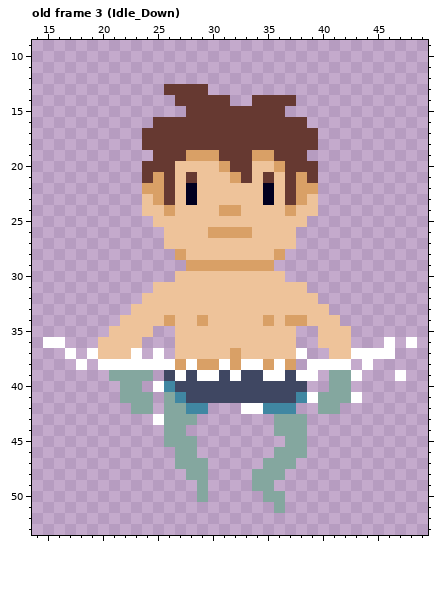
One commit to this pixel-art file: Assets/Sprites/player.ase. Above, as it was before the edit.
64x64 pixels, 3 frames. Shown: old frame 3 (Idle_Down): x 14..49, y 9..53. The commit also changed other frames, which this record leaves out.
Now the later version:
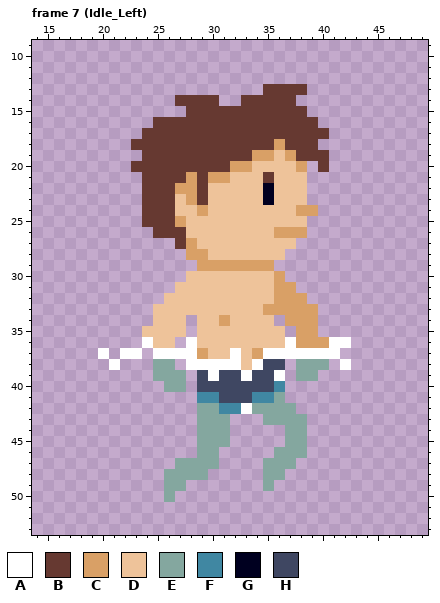
Palette (. is transparent): A #ffffff  B #663931  C #d9a066  D #eec39a  E #84a79f  F #4087a2  G #000020  H #3f4762
A new or re-ordered frame is compared with the old frame closest to it.
Log entry: Animaciones idle de player.
Changes in this commit:
frames 3 -> 12
--- frame 7 (Idle_Left) is new; against old frame 3 (Idle_Down)
@@ x 14..49 @@
 12 ....................................
-13 ............BBBB....................
-14 .............BBBBB..BBBB............
-15 ..............BBBBBBBBB.............
-16 ...........BBBBBBBBBBBBBB...........
-17 ..........BBBBBBBBBBBBBBBB..........
-18 ..........BBBBBBBBBBBBBBBB..........
-19 ...........BBBCCCBBBCCBBB...........
-20 ..........BBBDDDDCBBDDCBBB..........
-21 ..........BCBDBDDDCBDBDBCB..........
-22 ..........CCBDGDDDDDDGDBCC..........
-23 ..........DCBDGDDDDDDGDBCD..........
-24 ..........DDCDDDDCCDDDDCDD..........
-25 ...........DDDDDDDDDDDDDD...........
-26 ............DDDDCCCCDDDD............
-27 ............DDDDDDDDDDDD............
-28 .............CDDDDDDDDC.............
-29 ..............CCCCCCCC..............
-30 .............DDDDDDDDDD.............
-31 ...........DDDDDDDDDDDDDD...........
-32 ..........DDDDDDDDDDDDDDDD..........
-33 .........DDDDDDDDDDDDDDDDDD.........
-34 ........DDDDCDDCDDDDDCDCCDDD........
-35 .......DDDD..DDDDDDDDDDD..DDD.......
-36 .AA...DDDD...DDDDDDDDDDD..DDD...A.A.
-37 ...A.ADDDA.A.DDDDDCDDDDDA..DDAAAA...
-38 ....A.AAAAAAACACCACAACAC.AAAA.A.....
-39 .......EEEE.HAHAAHAHHAAHAA.EEA...A..
-40 ........EE.AFHHHHHHHHHHHH..EE.......
-41 ........EEE.EFHHHHHHHHHHFAEEEA......
-42 .........EE.EEFF...AAFFF..EE........
-43 ...........AEEE.......EEE...........
-44 ............EE........EEE...........
-45 ............EEE........EE...........
-46 .............EE.......EEE...........
-47 .............EEE.....EEE............
-48 ..............EE....EEE.............
-49 ...............E....EE..............
-50 ...............E.....EE.............
-51 ......................E.............
+13 .....................BBBB...........
+14 .............BBBB..BBBBB............
+15 ..............BBBBBBBBBBB...........
+16 ...........BBBBBBBBBBBBBBB..........
+17 ..........BBBBBBBBBBBBBBBBB.........
+18 .........BBBBBBBBBBBBBCBBB..........
+19 ..........BBBBBBBBBBCCDCBBB.........
+20 .........BBBBBBBBBCCDDDDC.B.........
+21 ..........BBBBCBCCDDDBDDD...........
+22 ..........BBBCCBDDDDDGDDD...........
+23 ..........BBBDCBDDDDDGDDD...........
+24 ..........BBBDDCDDDDDDDDCC..........
+25 ..........BBBCDDDDDDDDDDD...........
+26 ...........BBBDDDDDDDDCCC...........
+27 .............BCDDDDDDDDD............
+28 ..............CCDDDDDDD.............
+29 ...............CCCCCCC..............
+30 ..............DDDDDDDDC.............
+31 .............DDDDDDDDDCC............
+32 ............DDDDDDDDDDCCC...........
+33 ...........DDDDDDDDDDCCCCC..........
+34 ...........DDD.DDCDDDD.CCC..........
+35 ..........DDDD.DDDDDDDD.CC..........
+36 ..........ADD.ADDDDDDDDACCCAA.......
+37 ......A.AA.AAAACDDADCAAAAAAA........
+38 .......A...EE.AAAAADAHH.EEE.A.......
+39 ...........EEE.HAHHAHHA.EE..........
+40 ............EE.HHHHHHHF.............
+41 ...............FFHHHFFE.............
+42 ...............EEFFAEEEE............
+43 ...............EEE...EEEE...........
+44 ...............EEE.....EE...........
+45 ...............EEE.....EE...........
+46 ...............EE.....EEE...........
+47 .............EEEE....EEE............
+48 ............EEEE.....EE.............
+49 ............EE.......E..............
+50 ............E.......................
+51 ....................................
 52 ....................................
